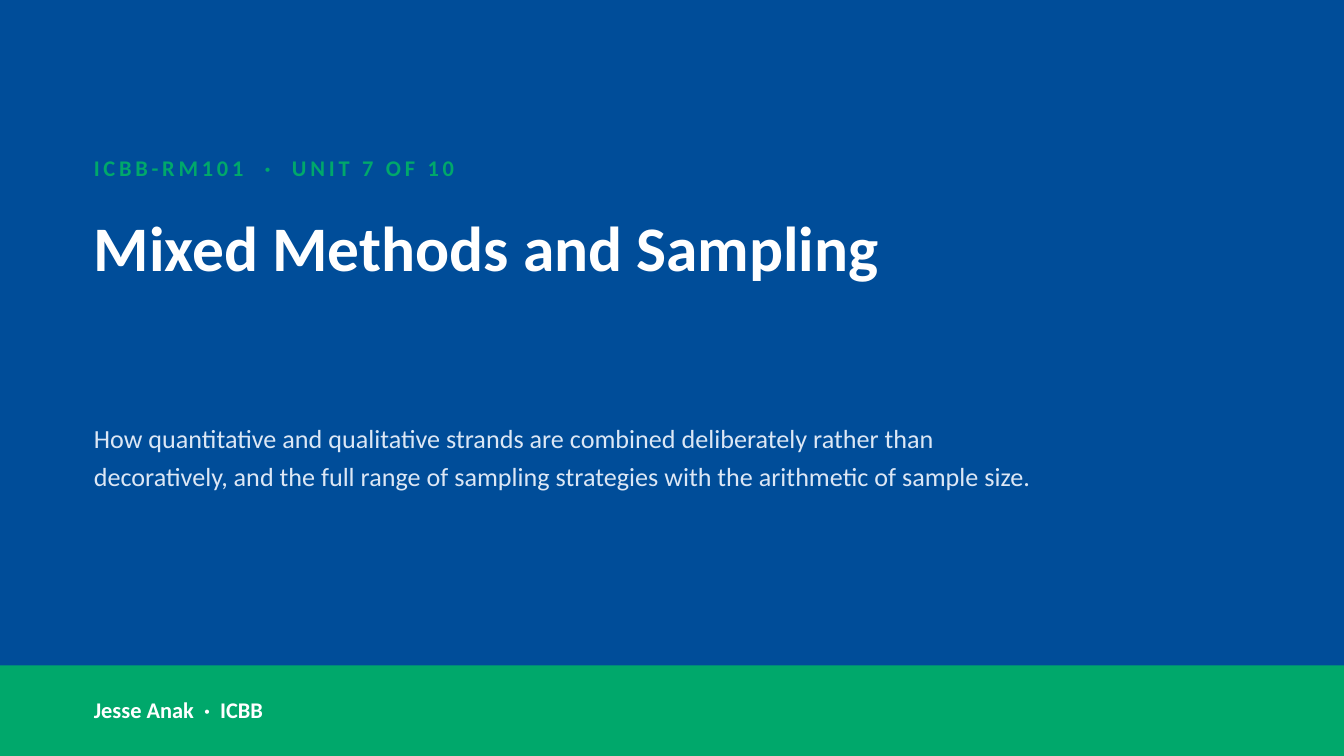
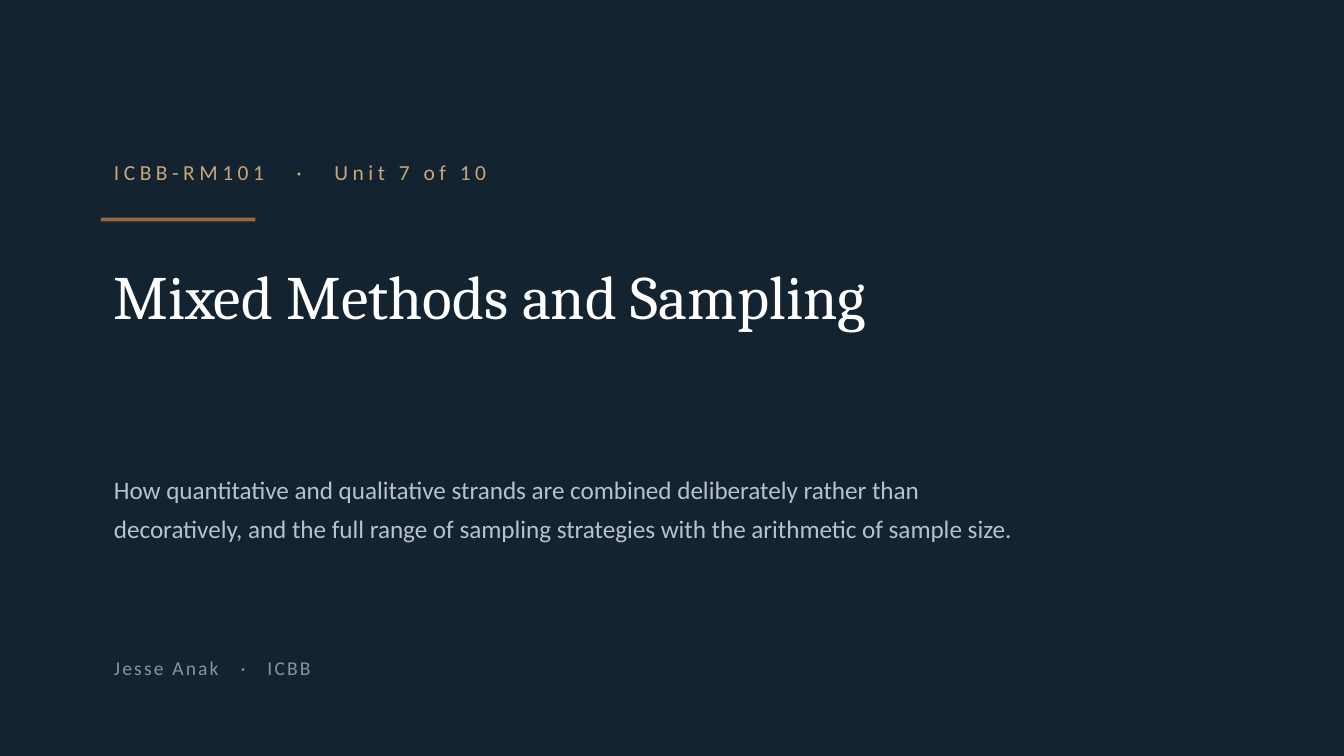
Before and after one commit to JesseAnak7534/ICBB, a slide deck: slide 1 of icbb-website/materials/research-methods/unit-07-slides.pptx. Drawn at 1344x756 pixels with LibreOffice and Linux fonts; fonts in the diff are those of the drawing; background and template pictures are left out. Boxes give left, top, right and bottom in pixels: in the first picture for what was removed or moved away, otherwise in the second. Text is boxed around its words. In the diff, an @@ line names an element or a change of style, - is before the commit and + after.

```diff
--- a/icbb-website/materials/research-methods/unit-07-slides.pptx
+++ b/icbb-website/materials/research-methods/unit-07-slides.pptx
@@ background #004D99 to #132330 @@
@@ text at (114,165,486,180): text changed; size 12 to 11.5 pt; text colour #00A86B to #C8A67B; bold off @@
-ICBB-RM101 · UNIT 7 OF 10
+ICBB-RM101 · Unit 7 of 10
@@ rectangle added at (101,218,255,222), fill #9A6A3C @@
@@ text "Mixed Methods and Sampling": place and size @@
-text "Mixed Methods and Sampling" at (94,226,879,282)
+text "Mixed Methods and Sampling" at (114,276,866,333)
@@ text "Mixed Methods and Sampling" at (114,276,866,333): size 34 to 33 pt, font Calibri to Cambria, bold off; line spacing 1 to 1.02 @@
@@ text "How quantitative and qualitative strands ...": place and size @@
-text "How quantitative and qualitative strands ..." at (94,430,1030,491)
+text "How quantitative and qualitative strands ..." at (114,481,1012,543)
@@ text "How quantitative and qualitative strands ..." at (114,481,1012,543): size 14 to 13.5 pt, text colour #DCE7F5 to #B9C2CB; line spacing 1.2 to 1.28 @@
@@ text "Jesse Anak · ICBB": place and size @@
-text "Jesse Anak · ICBB" at (94,702,263,718)
+text "Jesse Anak · ICBB" at (114,661,310,675)
@@ text "Jesse Anak · ICBB" at (114,661,310,675): size 12 to 10.5 pt, text colour #FFFFFF to #8894A0, letter spacing 0 to 1.2 pt, bold off @@
@@ rectangle removed at (0,665,1344,756) @@
```
Also in this commit, not shown: 17 other slides changed, 49 other files.
